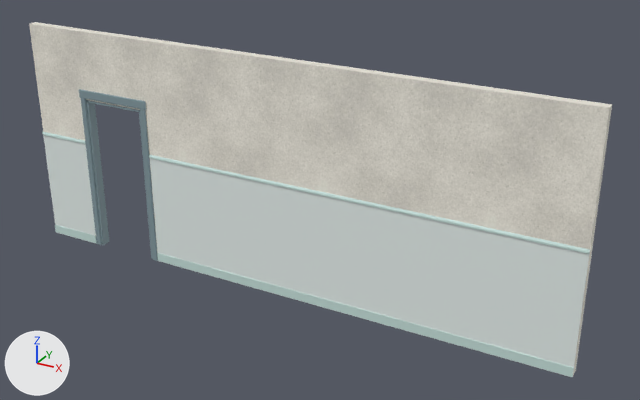
The glTF model kits/piscina-publica/pieces/partition.glb as it was, and as the next commit left it.
One viewpoint serves both versions: a 50 mm camera at (8.86, -8.32, 5.54) aimed at (4.19, 0.17, 1.3). The axes (+X, +Y, +Z) are drawn at lower left. The lights are the same throughout. The older version comes first.

Names of what the first picture shows: 'partition_frame', 'partition_plaster', 'partition_tile_c', 'partition_tile_w'.
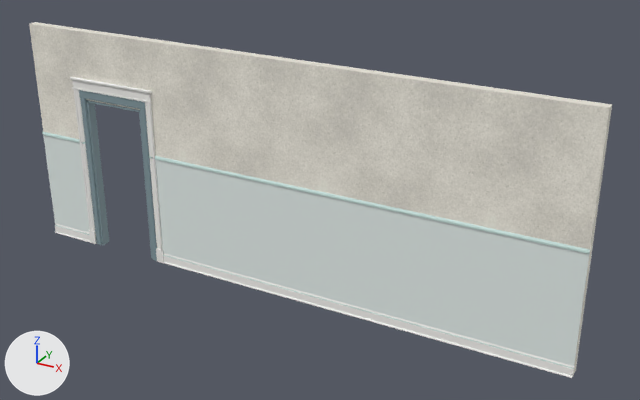
What differs and where, as boxes (x1, y1, x2, y2) in the pictures (640 x 400 px):
'molduras', added
    after: (55, 77, 577, 378)
'partition_tile_c', unchanged, covered by the edit
    before: (42, 132, 590, 377)
    after: (42, 132, 590, 369)

The change in detail:
Material 'trim' (mat_trim) is new.
Its base color is (0.933, 0.925, 0.894) (white #f7f6f3).
Its roughness is 0.6.
Mesh me_molduras is new.
It has 244 vertices, 432 faces and spans x 0.0..7.4, y -0.1..0.1, z 0.0..2.38.
It uses material mat_trim (white #f7f6f3).
Object 'molduras' (ob_molduras) is new; it shows me_molduras.
Its location is (0.0, 0.0, 0.0).
